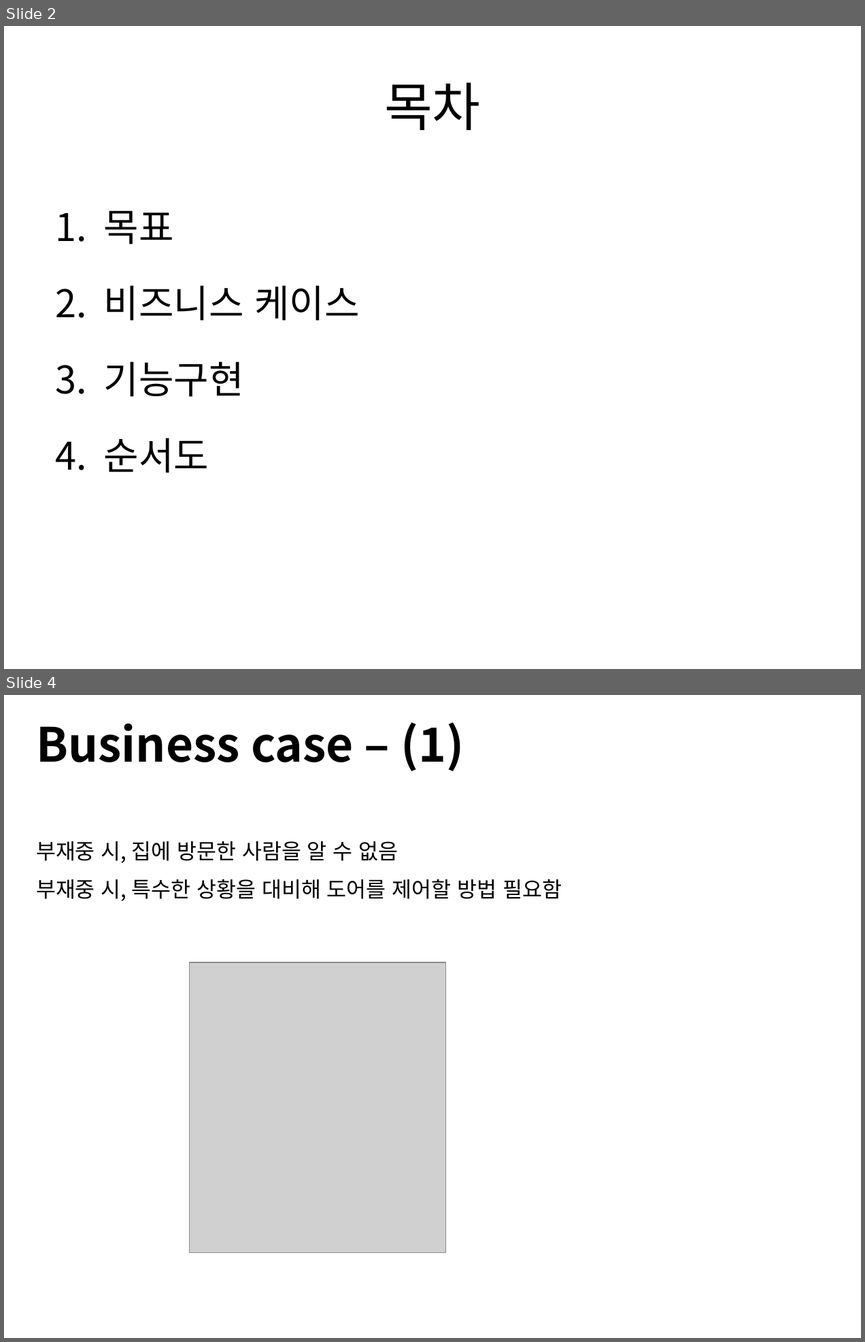
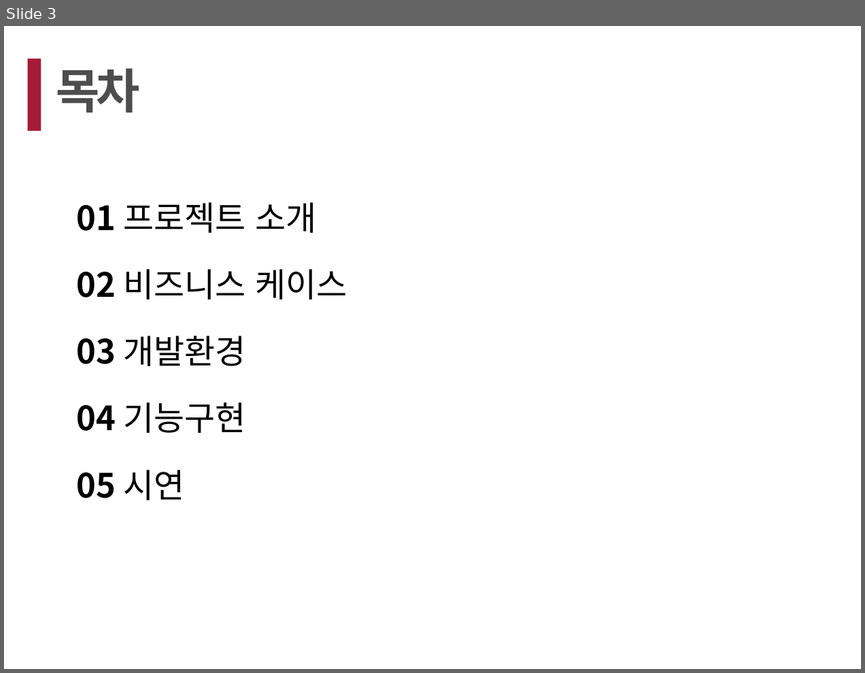
Before and after one commit to choitom/LG_SW_SMART_DOOR, a slide deck: smart_door.pptx. Shown one above the other, each under a label of ours: slides 2 and 4 before the commit, slide 3 after it; the slides between them are not shown. The pictures are 865x1342 and 865x673 pixels, drawn with LibreOffice and Linux fonts; fonts in the diff are those of the drawing; grey boxes stand for pictures. Boxes give left, top, right and bottom in pixels: in the first picture for what was removed or moved away, otherwise in the second. Text is boxed around its words. In the diff, an @@ line names an element or a change of style, - is before the commit and + after.

```diff
--- a/smart_door.pptx
+++ b/smart_door.pptx
@@ slide 4 removed at bbox=[4, 695, 861, 1338], background #FFFFFF @@
@@ title removed at bbox=[36, 722, 464, 771] @@
-Business case – (1)
@@ text removed at bbox=[36, 841, 562, 901] @@
-부재중 시, 집에 방문한 사람을 알 수 없음
-부재중 시, 특수한 상황을 대비해 도어를 제어할 방법 필요함
@@ picture removed at bbox=[190, 962, 446, 1252] @@
@@ what was slide 2 is now slide 3 @@
@@ slide 3 changed as well @@
@@ rectangle added at bbox=[28, 59, 41, 131], fill #A51B37 @@
@@ text "목차": place and size @@
-text "목차" at bbox=[384, 82, 481, 130]
+text "목차" at bbox=[56, 68, 140, 113]
@@ text "목차" at bbox=[56, 68, 140, 113]: size 44 to 40 pt, text colour #000000 to #4D4D4D, letter spacing 0 to -3 pt, bold on; alignment centre to justified; vertical alignment middle to top @@
@@ text at bbox=[77, 202, 347, 500]: text changed; size 32 to 28 pt @@
-1. 목표
-2. 비즈니스 케이스
-3. 기능구현
-4. 순서도
+01 프로젝트 소개
+02 비즈니스 케이스
+03 개발환경
+04 기능구현
+05 시연
```
Also in this commit, not shown: 3 other slides changed, 15 slides added, 3 other slides removed.
